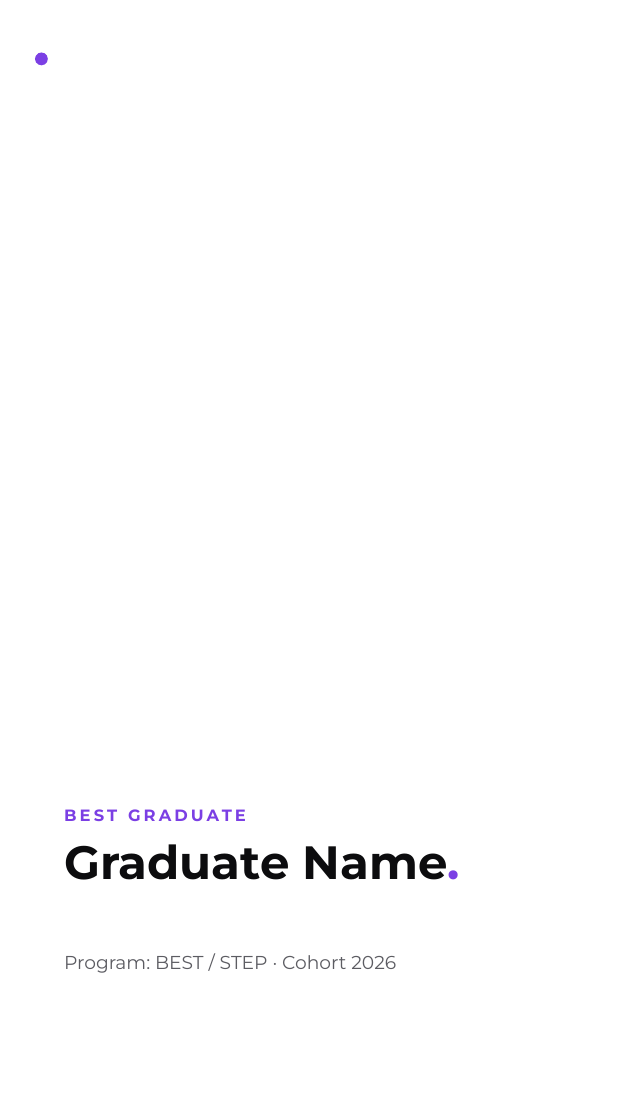
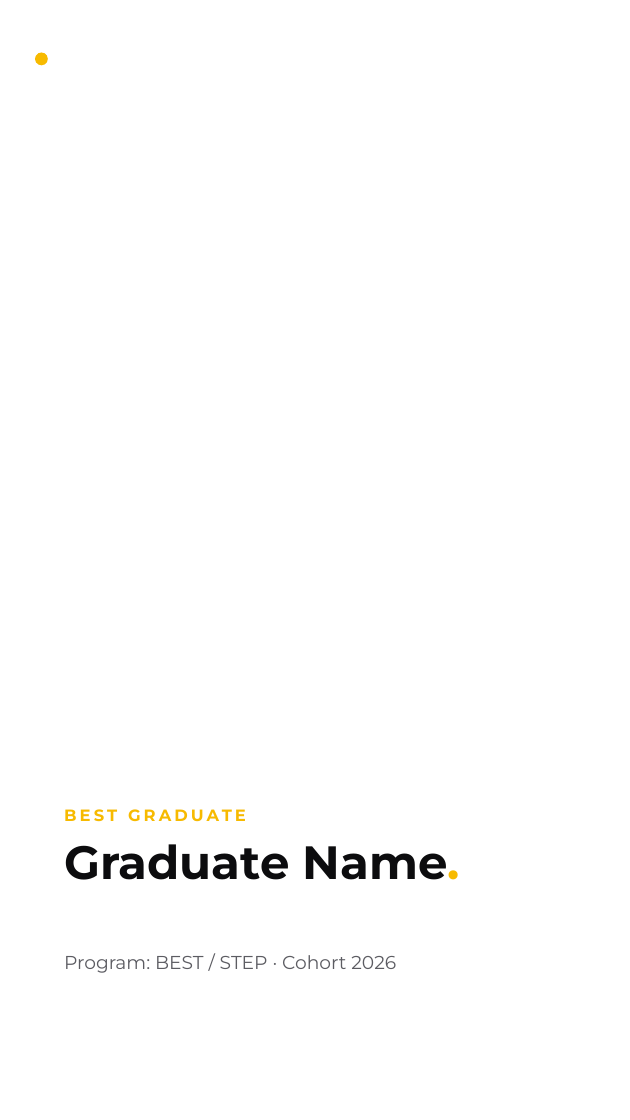
Before and after one commit to Okidoki9903/canva-templates, a slide deck: slide 3 of templates/06-graduations.pptx. Drawn at 630x1120 pixels with LibreOffice and Linux fonts; fonts in the diff are those of the drawing; background and template pictures are left out. Boxes give left, top, right and bottom in pixels: in the first picture for what was removed or moved away, otherwise in the second. Text is boxed around its words. In the diff, an @@ line names an element or a change of style, - is before the commit and + after.

```diff
--- a/templates/06-graduations.pptx
+++ b/templates/06-graduations.pptx
@@ rounded rectangle at [35, 53, 48, 66]: fill #7B3FE4 to #F7BA00 @@
@@ text "BEST GRADUATE" at [64, 809, 246, 822]: text colour #7B3FE4 to #F7BA00 @@
@@ text "Graduate Name." at [64, 844, 460, 880]: text colour #7B3FE4 to #F7BA00 in "Name." @@
```
Also in this commit, not shown: 3 other slides changed, 38 other files.
